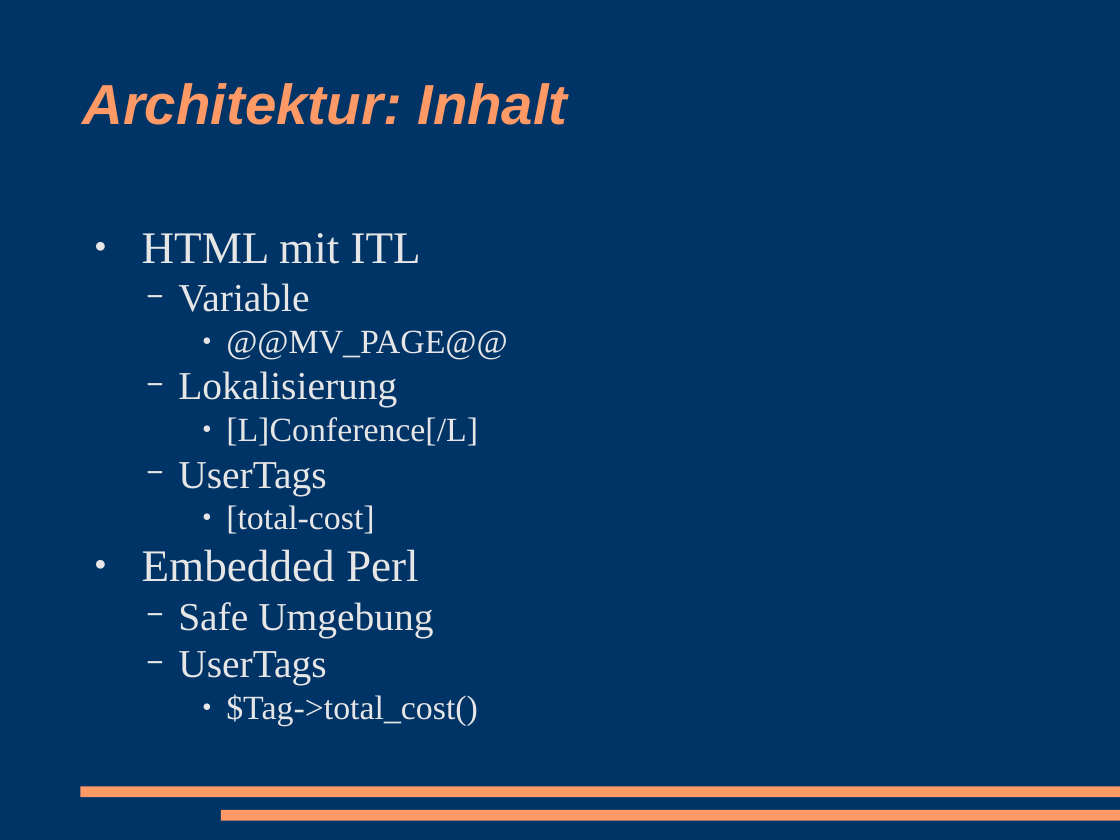
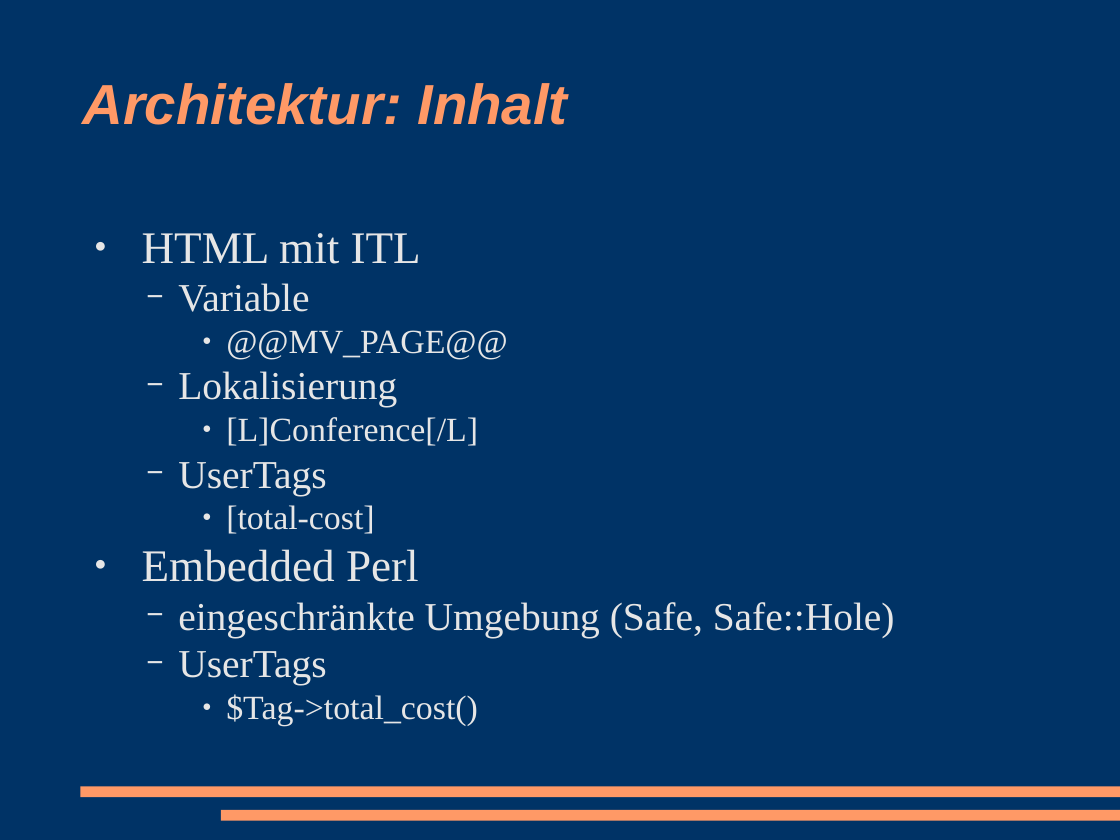
Before and after one commit to racke/Presentations, a slide deck: slide 14 of cebit2009/interchange.odp (slide 13 before the commit). Drawn at 1120x840 pixels with LibreOffice and Linux fonts; fonts in the diff are those of the drawing. Boxes give left, top, right and bottom in pixels: in the first picture for what was removed or moved away, otherwise in the second. Text is boxed around its words. In the diff, an @@ line names an element or a change of style, - is before the commit and + after.

```diff
--- a/cebit2009/interchange.odp
+++ b/cebit2009/interchange.odp
@@ text at (178,602,895,638): text changed @@
-  − Safe Umgebung
+  − eingeschränkte Umgebung (Safe, Safe::Hole)
```
Also in this commit, not shown: 16 other slides changed, 2 slides added, 1 slide removed, 1 other file.
